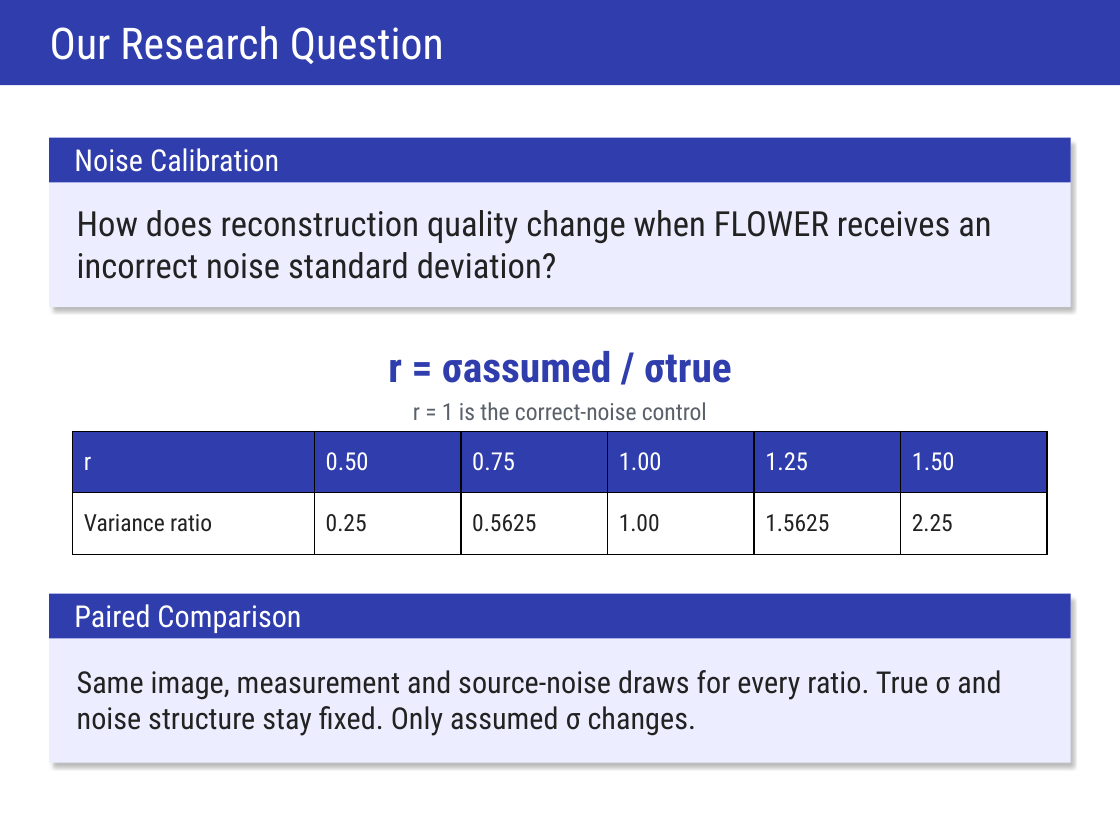
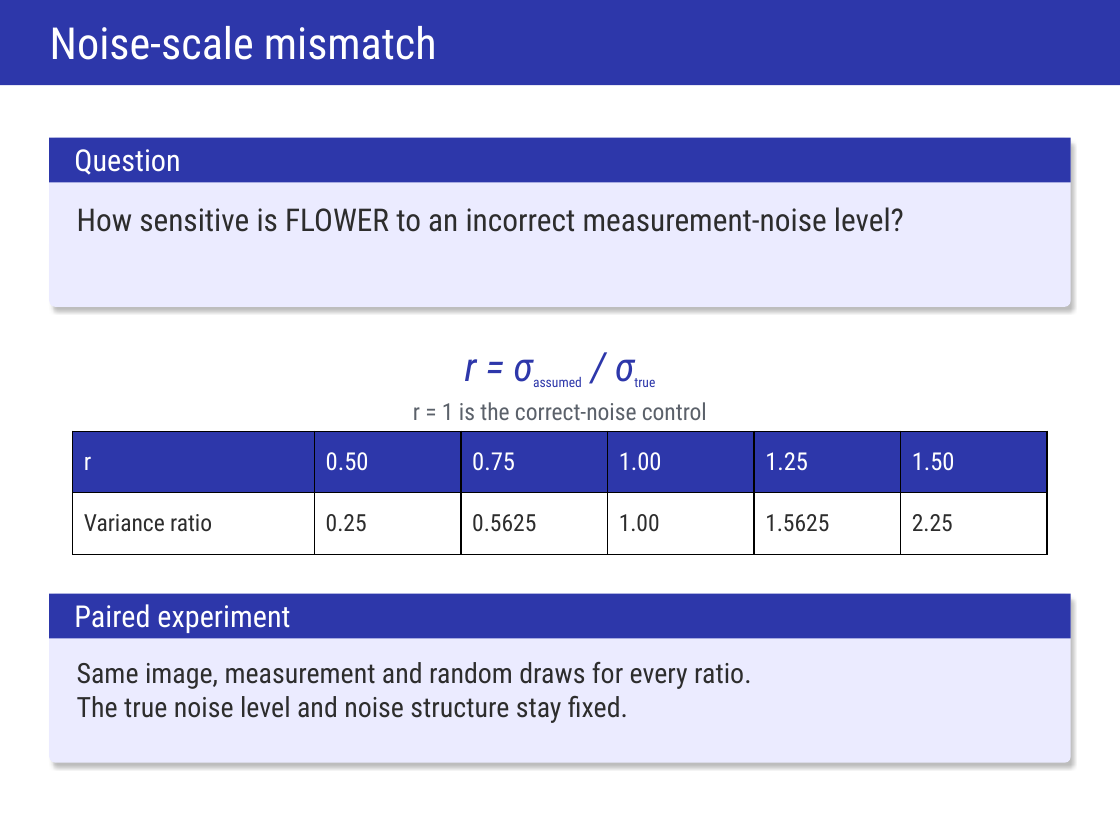
Before and after one commit to ItayShorian07/Diffusion--flower-project, a slide deck: slide 4 of artifacts/presentation/FLOWER- Presentation.pptx. Drawn at 1120x840 pixels with LibreOffice and Linux fonts; fonts in the diff are those of the drawing. Boxes give left, top, right and bottom in pixels: in the first picture for what was removed or moved away, otherwise in the second. Text is boxed around its words. In the diff, an @@ line names an element or a change of style, - is before the commit and + after.

```diff
--- a/artifacts/presentation/FLOWER- Presentation.pptx
+++ b/artifacts/presentation/FLOWER- Presentation.pptx
@@ text at [50,26,437,60]: text changed; size 29.2 to 29.6 pt @@
-Our Research Question
+Noise-scale mismatch
@@ rounded rectangle at [49,138,1071,306]: rectangle to rounded rectangle; fill #ECEEFF to #EBEBFF @@
@@ text at [74,149,180,175]: text changed @@
-Noise Calibration
+Question
@@ text "How sensitive is FLOWER to ..." at [77,207,904,232]: vertical alignment middle to top @@
@@ text at [77,207,904,232]: text changed; size 23.2 to 21 pt; text colour #222222 to #2D2D2D @@
-How does reconstruction quality change when FLOWER receives an incorrect noise standard deviation?
+How sensitive is FLOWER to an incorrect measurement-noise level?
@@ text "r = σassumed / σtrue" at [465,359,477,381]: size 27.8 to 27 pt, italic on in "r = σassumed / σtrue"; size 27.8 to 15.8 pt, now subscript in "σassumed σtrue"; text colour #303EAD to #2D37AA, bold off @@
@@ fill #303EAD to #2D37AA in 3 elements at [0,0,1120,85], [49,138,1071,183], [49,593,1071,638] @@
@@ rounded rectangle at [49,593,1071,762]: rectangle to rounded rectangle; fill #ECEEFF to #EBEBFF @@
@@ text at [74,604,290,633]: text changed @@
-Paired Comparison
+Paired experiment
@@ text "Same image, measurement and random ..." at [77,661,751,723]: vertical alignment middle to top @@
@@ text at [77,661,751,723]: text changed; size 20.2 to 18.8 pt; text colour #222222 to #2D2D2D @@
-Same image, measurement and source-noise draws for every ratio. True σ and noise structure stay fixed. Only assumed σ changes.
+Same image, measurement and random draws for every ratio.
+The true noise level and noise structure stay fixed.
```
Also in this commit, not shown: 19 other slides changed, 2 other files.
